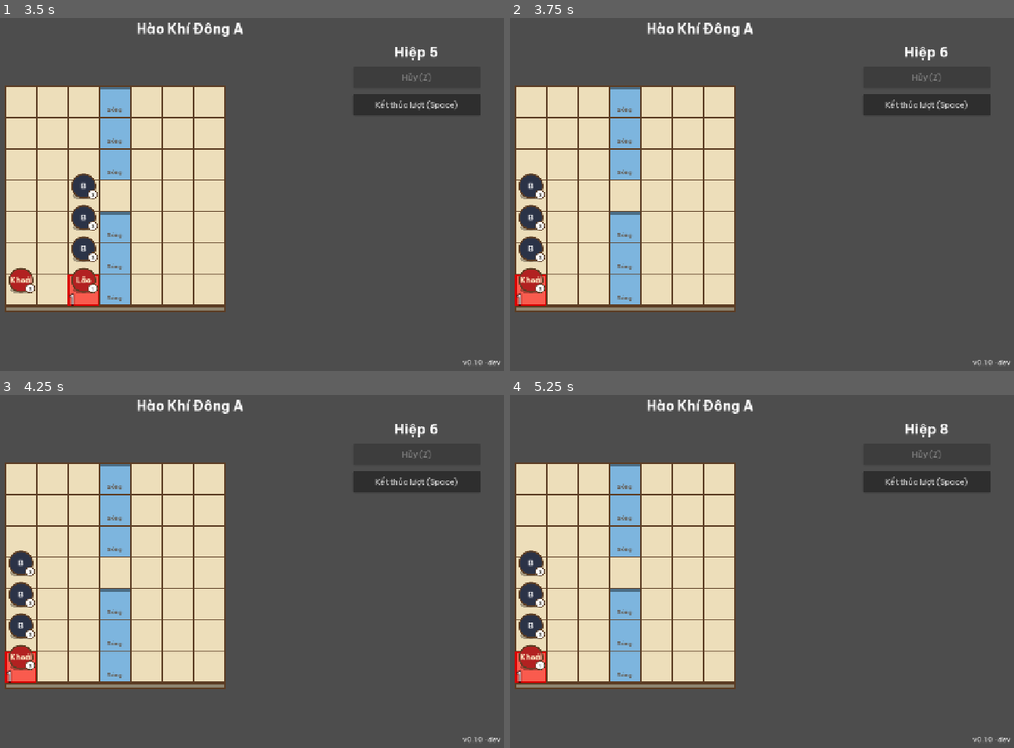
Above: before the commit, frames 1-4 (two rows, left to right).
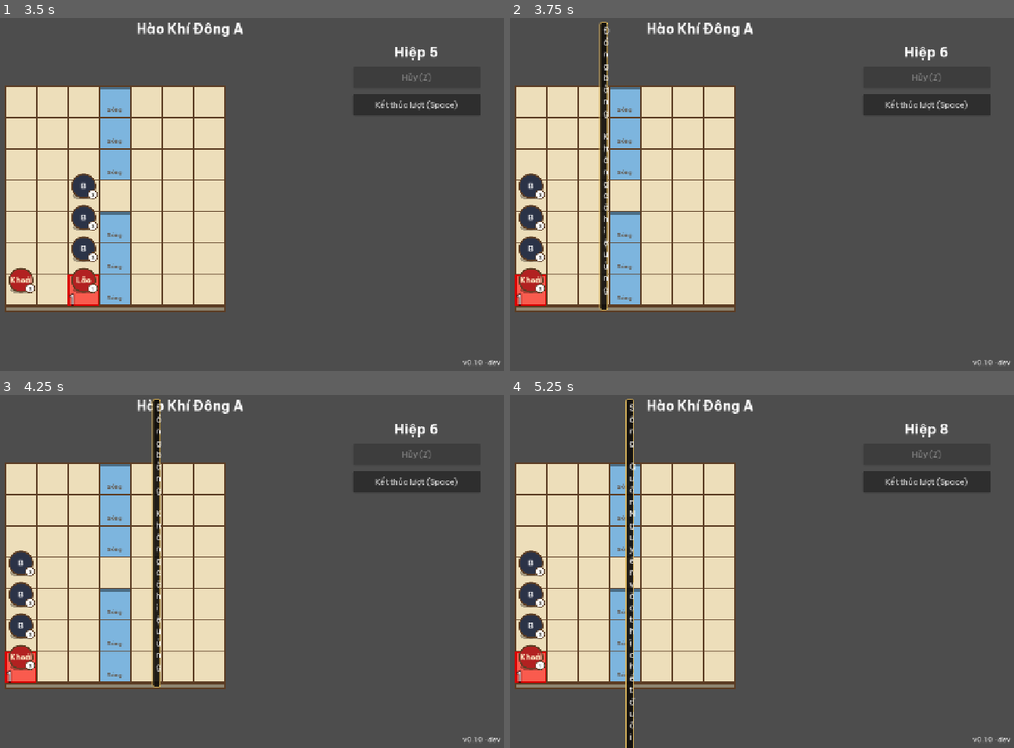
Above: after the commit, the same moments.

Repository: tuantrunglc/chong-nguyen-mong
Game: Godot game, scene res://scenes/main.tscn
Same seed, same stepped clock (60 frames per second), same inputs: the game is played once before the commit and once after it.
Inputs (mouse positions are in pixels of both pictures, inside the frame that each line leads up to):
- Up to frame 1 (3.5 s): click "Kết thúc lượt (Space)" at 0.5 s; click "Kết thúc lượt (Space)" at 1.25 s; click "Kết thúc lượt (Space)" at 2 s; tap Enter at 2.75 s; move the mouse to (327, 176) at 2.77 s; tap Space (end_turn) at 2.85 s; click (327, 176) at 2.92 s
- Up to frame 2 (3.75 s): tap Space (end_turn) at 3.5 s; drag from (575, 212) to (671, 265) at 3.52 s
- Up to frame 3 (4.25 s): no input
- Up to frame 4 (5.25 s): tap Enter at 4.25 s; move the mouse to (762, 493) at 4.27 s; tap 1 (select_general_1) at 4.35 s; click (762, 493) at 4.42 s; tap Space (end_turn) at 4.55, 5 s; drag from (671, 642) to (510, 518) at 5.02 s

Frame 1 is identical in both runs. In frame 2, 1.5% of the frame differs, in the area x 17-20%, y 1-83%; in frame 3, 1.5%; in frame 4, 1.7%, in the area x 22-26%, y 1-100%.

Commit message:
Rê chuột xem thông tin quân và ô (Story 2.10)
- Khung thông tin: tên quân, máu, đòn sắp đánh và số thứ tự; tên địa hình + hiệu ứng
- Rê lên quân Nguyên thì ô đỏ của chính nó nổi bật (viền trắng, nền sáng hơn)
- Khung không nuốt cú bấm; ẩn khi ra ngoài bàn hoặc hết trận
- 3 test giao diện qua main.tscn; test 569/569

(Story 2.10)

Diff:
--- a/game/i18n/text.csv
+++ b/game/i18n/text.csv
@@ -97,3 +97,21 @@
 dev.ai.order,đòn số %d
 dev.ai.no_attack,không báo đòn
 dev.ai.fallen,(đã gục)
+terrain.plain,Đồng bằng
+terrain.effect.plain,Không có hiệu ứng
+terrain.effect.river,Quân Nguyên vào thì chết đuối
+terrain.effect.forest,"Chắn đường, không đi vào được"
+terrain.effect.spikes,Đi qua mất máu
+terrain.effect.granary,Quân Nguyên đứng kề thì hồi máu
+terrain.effect.village,Đánh vào làng thì mất Lòng dân
+terrain.effect.pass,Quân Nguyên vào ải thì thua
+unit.full.nguyen_khoai,Nguyễn Khoái
+unit.full.pham_ngu_lao,Phạm Ngũ Lão
+unit.full.tran_khanh_du,Trần Khánh Dư
+unit.full.bo_binh,Bộ binh
+unit.full.ky_binh,Kỵ binh
+unit.full.cung_ky,Cung kỵ
+tooltip.hp,Máu %d/%d
+tooltip.attack_cell,"Đánh ô %s, đòn số %d"
+tooltip.attack_charge,"Xung phong hướng %s, đòn số %d"
+tooltip.no_attack,Không có đòn nào
--- a/game/src/app/main.gd
+++ b/game/src/app/main.gd
@@ -30,6 +30,7 @@
 var _battle_input: BattleInput
 var _battle_view: BattleView
 var _hud: Hud
+var _tooltip: Tooltip
 var _result_banner: ResultBanner
 var _version_label: Label
 
@@ -52,11 +53,13 @@
 	add_child(_battle_input)
 	_hud = Hud.new()
 	add_child(_hud)
+	_tooltip = Tooltip.new()
+	add_child(_tooltip)
 	_result_banner = ResultBanner.new()
 	_result_banner.retry_pressed.connect(_start_battle)
 	add_child(_result_banner)
 	_battle_view = BattleView.new()
-	_battle_view.setup(_board_view, _battle_input, _hud)
+	_battle_view.setup(_board_view, _battle_input, _hud, _tooltip)
 	add_child(_battle_view)
 
 	_version_label = Label.new()
--- a/game/src/battle/battle_view.gd
+++ b/game/src/battle/battle_view.gd
@@ -9,6 +9,8 @@
 var _board: BoardView = null
 var _input: BattleInput = null
 var _hud: Hud = null
+## Khung thông tin khi rê chuột (Story 2.10); null thì không hiện gì.
+var _tooltip: Tooltip = null
 var _controller: BattleController = null
 ## Id tướng đang chọn; NONE là không chọn.
 var _selected: int = NONE
@@ -20,10 +22,11 @@
 var _pending: Vector2i = BoardView.NO_CELL
 
 
-func setup(board: BoardView, input: BattleInput, hud: Hud) -> void:
+func setup(board: BoardView, input: BattleInput, hud: Hud, tooltip: Tooltip = null) -> void:
 	_board = board
 	_input = input
 	_hud = hud
+	_tooltip = tooltip
 	input.general_key_pressed.connect(_on_general_key)
 	input.cell_clicked.connect(_on_cell_clicked)
 	input.cell_hovered.connect(_on_cell_hovered)
@@ -45,6 +48,10 @@
 func stop() -> void:
 	_controller = null
 	_deselect()
+	if _tooltip != null:
+		_tooltip.hide_tooltip()
+	if _board != null:
+		_board.telegraph_view().highlight([] as Array[Vector2i])
 	_hud.visible = false
 
 
@@ -142,6 +149,7 @@
 	if Rules.is_battle_over(snapshot):
 		_deselect()
 		_update_hud()
+		_update_info(_input.hovered_cell() if _input != null else BoardView.NO_CELL)
 		return
 	if _selected != NONE:
 		var unit: Unit = snapshot.unit_by_id(_selected)
@@ -151,13 +159,70 @@
 		else:
 			_deselect()
 	_update_hud()
+	# Bàn đã đổi (đòn dịch theo, đòn bị hủy): khung thông tin và nổi bật tính lại theo ô đang trỏ.
+	_update_info(_input.hovered_cell() if _input != null else BoardView.NO_CELL)
 
 
 func _on_cell_hovered(cell: Vector2i) -> void:
+	_update_info(cell)
 	if _controller == null or _selected == NONE or not _cells.has(cell):
 		_board.show_path([])
 		return
 	_board.show_path(_controller.path_to(_selected, cell))
+
+
+## Khung thông tin và ô đỏ nổi bật theo ô đang trỏ (Story 2.10). Chỉ đọc bản chụp.
+func _update_info(cell: Vector2i) -> void:
+	if _controller == null or _board == null:
+		return
+	var state: BattleState = _controller.snapshot()
+	if state == null:
+		return
+	if not state.in_bounds(cell):
+		if _tooltip != null:
+			_tooltip.hide_tooltip()
+		_board.telegraph_view().highlight([] as Array[Vector2i])
+		return
+	var unit: Unit = state.unit_at(cell)
+	if _tooltip != null:
+		_tooltip.show_text(_unit_text(unit, state) if unit != null else _terrain_text(state.terrain_at(cell)))
+	_board.telegraph_view().highlight(_telegraph_cells_of(unit, state))
+
+
+func _unit_text(unit: Unit, state: BattleState) -> String:
+	var lines: PackedStringArray = PackedStringArray()
+	lines.append(tr(Tooltip.UNIT_NAMES[unit.type] as String))
+	lines.append(tr("tooltip.hp") % [unit.hp, state.stats.max_hp(unit.type)])
+	lines.append(_attack_text(unit, state))
+	return "\n".join(lines)
+
+
+func _attack_text(unit: Unit, state: BattleState) -> String:
+	for t: Telegraph in state.telegraphs:
+		if t.owner_id != unit.id:
+			continue
+		if t.kind == Telegraph.Kind.DIRECTION:
+			return tr("tooltip.attack_charge") % [tr(Tooltip.DIRECTION_NAMES[t.offset] as String), t.order]
+		var hit: Vector2i = TelegraphMarks.hit_cell(state, t)
+		if hit == Telegraph.NO_CELL:
+			return tr("tooltip.no_attack")
+		return tr("tooltip.attack_cell") % [BoardText.cell_text(hit), t.order]
+	return tr("tooltip.no_attack")
+
+
+func _terrain_text(terrain: int) -> String:
+	return "%s\n%s" % [tr(Tooltip.TERRAIN_NAMES[terrain] as String),
+		tr(Tooltip.TERRAIN_EFFECTS[terrain] as String)]
+
+
+func _telegraph_cells_of(unit: Unit, state: BattleState) -> Array[Vector2i]:
+	var cells: Array[Vector2i] = []
+	if unit == null:
+		return cells
+	for t: Telegraph in state.telegraphs:
+		if t.owner_id == unit.id:
+			cells.append_array(TelegraphMarks.path_cells(state, t))
+	return cells
 
 
 func _select(id: int) -> void:
--- a/game/src/battle/telegraph_view.gd
+++ b/game/src/battle/telegraph_view.gd
@@ -29,6 +29,10 @@
 const NUMBER_MARGIN: Vector2 = Vector2(3, 2)
 ## Nối các số của nhiều đòn trúng cùng một ô.
 const NUMBER_SEPARATOR: String = "·"
+## Ô đỏ nổi bật khi rê chuột lên chủ đòn (Story 2.10): sáng hơn và viền trắng, vẫn đỏ để không lẫn với ô sáng xanh.
+const HIGHLIGHT_FILL_COLOR: Color = Color(1.0, 0.45, 0.45, 0.85)
+const HIGHLIGHT_BORDER_COLOR: Color = Color(1.0, 1.0, 1.0, 1.0)
+const HIGHLIGHT_BORDER_WIDTH: float = 5.0
 
 ## Lớp số, BoardView đặt trên đồng quân.
 var numbers: Node2D
@@ -38,6 +42,8 @@
 var _cells: Dictionary = {}
 ## Ô đầu đường xung phong -> các hướng (Array[Vector2i]) của những Kỵ binh bắt đầu từ ô đó.
 var _arrows: Dictionary = {}
+## Ô đỏ của chủ đòn đang được trỏ chuột (Story 2.10), rỗng là không nổi bật ô nào.
+var _highlight: Array[Vector2i] = []
 
 
 func _init() -> void:
@@ -85,6 +91,20 @@
 	return _arrows
 
 
+## Làm nổi bật ô đỏ của một chủ đòn (Story 2.10); mảng rỗng là bỏ nổi bật.
+func highlight(cells: Array[Vector2i]) -> void:
+	if cells == _highlight:
+		return
+	_highlight = cells.duplicate()
+	queue_redraw()
+	numbers.queue_redraw()
+
+
+## Ô đang nổi bật (để test).
+func highlighted() -> Array[Vector2i]:
+	return _highlight
+
+
 ## Ô -> nhãn số thứ tự đang hiện (để test).
 func number_labels() -> Dictionary:
 	var out: Dictionary = {}
@@ -159,6 +179,11 @@
 
 func _draw_red(canvas: CanvasItem, cell: Vector2i) -> void:
 	var face: Rect2 = top_rect(cell)
+	if _highlight.has(cell):
+		canvas.draw_rect(face, HIGHLIGHT_FILL_COLOR)
+		canvas.draw_rect(face.grow(-HIGHLIGHT_BORDER_WIDTH / 2.0), HIGHLIGHT_BORDER_COLOR, false,
+			HIGHLIGHT_BORDER_WIDTH)
+		return
 	canvas.draw_rect(face, FILL_COLOR)
 	canvas.draw_rect(face.grow(-BORDER_WIDTH / 2.0), BORDER_COLOR, false, BORDER_WIDTH)
 
--- /dev/null
+++ b/game/src/ui/tooltip.gd
@@ -0,0 +1,103 @@
+class_name Tooltip
+extends PanelContainer
+## Khung thông tin khi rê chuột (Story 2.10, FR40): tên quân, máu, đòn sắp đánh và số thứ tự; hoặc tên địa hình
+## và hiệu ứng. Chỉ hiển thị: không nhận chuột (bấm xuyên qua), không đọc trạng thái sống, không biết luật.
+## Dựng bằng code, không cần mở editor.
+
+## Tên đầy đủ của từng loại quân (token chỉ có chữ cái tắt).
+const UNIT_NAMES: Dictionary = {
+	UnitType.NGUYEN_KHOAI: "unit.full.nguyen_khoai",
+	UnitType.PHAM_NGU_LAO: "unit.full.pham_ngu_lao",
+	UnitType.TRAN_KHANH_DU: "unit.full.tran_khanh_du",
+	UnitType.BO_BINH: "unit.full.bo_binh",
+	UnitType.KY_BINH: "unit.full.ky_binh",
+	UnitType.CUNG_KY: "unit.full.cung_ky",
+}
+const TERRAIN_NAMES: Dictionary = {
+	Terrain.PLAIN: "terrain.plain",
+	Terrain.RIVER: "terrain.river",
+	Terrain.FOREST: "terrain.forest",
+	Terrain.SPIKES: "terrain.spikes",
+	Terrain.GRANARY: "terrain.granary",
+	Terrain.VILLAGE: "terrain.village",
+	Terrain.PASS: "terrain.pass",
+}
+const TERRAIN_EFFECTS: Dictionary = {
+	Terrain.PLAIN: "terrain.effect.plain",
+	Terrain.RIVER: "terrain.effect.river",
+	Terrain.FOREST: "terrain.effect.forest",
+	Terrain.SPIKES: "terrain.effect.spikes",
+	Terrain.GRANARY: "terrain.effect.granary",
+	Terrain.VILLAGE: "terrain.effect.village",
+	Terrain.PASS: "terrain.effect.pass",
+}
+## Hướng xung phong -> tên hướng; dùng chung chữ với công cụ duyệt kịch bản.
+const DIRECTION_NAMES: Dictionary = {
+	Vector2i(0, -1): "scenario.viewer.direction_B",
+	Vector2i(1, 0): "scenario.viewer.direction_D",
+	Vector2i(0, 1): "scenario.viewer.direction_N",
+	Vector2i(-1, 0): "scenario.viewer.direction_T",
+}
+
+## Cách con trỏ một khoảng để không che ô đang trỏ.
+const CURSOR_OFFSET: Vector2 = Vector2(18, 14)
+## Chừa mép màn hình.
+const SCREEN_MARGIN: float = 8.0
+const MAX_WIDTH: float = 340.0
+
+var _label: Label
+
+
+func _init() -> void:
+	mouse_filter = Control.MOUSE_FILTER_IGNORE
+	visible = false
+	var style: StyleBoxFlat = StyleBoxFlat.new()
+	style.bg_color = Color(0.06, 0.05, 0.04, 0.92)
+	style.border_color = Color(0.85, 0.70, 0.35, 1.0)
+	style.set_border_width_all(2)
+	style.set_corner_radius_all(4)
+	style.set_content_margin_all(8)
+	add_theme_stylebox_override("panel", style)
+	_label = Label.new()
+	_label.mouse_filter = Control.MOUSE_FILTER_IGNORE
+	_label.autowrap_mode = TextServer.AUTOWRAP_WORD_SMART
+	add_child(_label)
+
+
+## Hiện khung với nội dung mới; khung tự đo lại kích thước và bám con trỏ.
+func show_text(text: String) -> void:
+	if text.is_empty():
+		hide_tooltip()
+		return
+	_label.text = text
+	visible = true
+	reset_size()
+	place_at(get_viewport().get_mouse_position())
+
+
+func hide_tooltip() -> void:
+	visible = false
+	_label.text = ""
+
+
+## Đặt khung cạnh điểm neo, lật sang trái/trên khi sát mép màn hình.
+func place_at(anchor: Vector2) -> void:
+	var screen: Vector2 = get_viewport_rect().size
+	var pos: Vector2 = anchor + CURSOR_OFFSET
+	if pos.x + size.x > screen.x - SCREEN_MARGIN:
+		pos.x = anchor.x - size.x - CURSOR_OFFSET.x
+	if pos.y + size.y > screen.y - SCREEN_MARGIN:
+		pos.y = anchor.y - size.y - CURSOR_OFFSET.y
+	pos.x = clampf(pos.x, SCREEN_MARGIN, maxf(SCREEN_MARGIN, screen.x - size.x - SCREEN_MARGIN))
+	pos.y = clampf(pos.y, SCREEN_MARGIN, maxf(SCREEN_MARGIN, screen.y - size.y - SCREEN_MARGIN))
+	position = pos
+
+
+## Nội dung đang hiện (để test).
+func text() -> String:
+	return _label.text if _label != null else ""
+
+
+## Đang hiện và có chữ (để test).
+func visible_now() -> bool:
+	return visible and not text().is_empty()
--- a/game/tests/test_battle_view.gd
+++ b/game/tests/test_battle_view.gd
@@ -85,6 +85,13 @@
 	return main._battle_view as BattleView
 
 
+func _tooltip(main: Node2D) -> Tooltip:
+	for child: Node in main.get_children():
+		if child is Tooltip:
+			return child as Tooltip
+	return null
+
+
 func _board(main: Node2D) -> BoardView:
 	return main._board_view as BoardView
 
@@ -612,6 +619,55 @@
 	assert_null(_unit_at(main, Vector2i(2, 2)), "Bộ binh chết đuối")
 	assert_true(view.red_cells().is_empty(), "đòn bị hủy thì không còn ô đỏ")
 	assert_true(view.number_labels().is_empty(), "không còn số thứ tự của đòn bị hủy")
+
+
+## Khung thông tin khi rê chuột (Story 2.10): quân, địa hình, và ẩn khi ra ngoài bàn.
+func test_tooltip_shows_unit_and_terrain() -> void:
+	var main: Node2D = _make_level_main(HUY_DIR, HUY_LEVEL, {
+		"phien_ban_dinh_dang": 1,
+		"ten": "Thử thông tin",
+		"kieu": "tieu_diet",
+		"dia_hinh": [". . . . . . .", ". . . . . . .", ". . . . . . .", ". . ~ . . . .",
+			". . . . . . .", ". . . . . . .", ". . . . . . ."],
+		"quan": [". . . . . . .", ". . 1 . . . .", ". . B . . . .", ". . . . . . .",
+			". . . . . . .", ". . . . . . .", ". . . . . . ."],
+		"thu_tu_dich": ["2,2"],
+		"tiep_vien": [],
+		"muu_ke_mo": [],
+	})
+	_hover_by_mouse(main, Vector2i(2, 1))
+	assert_true(_tooltip(main).text().contains("Nguyễn Khoái"), "rê tướng: hiện tên đầy đủ")
+	assert_true(_tooltip(main).text().contains("Máu 3/3"), "rê tướng: hiện máu")
+	_hover_by_mouse(main, Vector2i(2, 2))
+	assert_true(_tooltip(main).text().contains("Bộ binh"), "rê quân Nguyên: hiện tên loại")
+	assert_true(_tooltip(main).text().contains("Đánh ô 2,1, đòn số 1"), "thực tế: [%s]" % _tooltip(main).text().replace("\n", " | "))
+	_hover_by_mouse(main, Vector2i(2, 3))
+	assert_true(_tooltip(main).text().contains("Sông"), "rê ô: hiện tên địa hình")
+	assert_true(_tooltip(main).text().contains("chết đuối"), "rê ô: hiện hiệu ứng")
+	_hover_by_mouse(main, Vector2i(-1, -1))
+	assert_false(_tooltip(main).visible_now(), "ra ngoài bàn thì khung ẩn")
+
+
+## Rê lên quân Nguyên thì chỉ ô đỏ của chính nó nổi bật (Story 2.10, AC 2).
+func test_hover_enemy_highlights_only_its_own_red_cells() -> void:
+	var main: Node2D = _make_attack_main()
+	var view: TelegraphView = _board(main).telegraph_view()
+	_hover_by_mouse(main, Vector2i(3, 3))
+	assert_eq(view.highlighted(), [Vector2i(3, 4)] as Array[Vector2i], "chỉ ô đỏ của Bộ binh 3,3")
+	_hover_by_mouse(main, Vector2i(5, 5))
+	assert_eq(view.highlighted(), [Vector2i(5, 6)] as Array[Vector2i], "đổi sang quân khác thì đổi ô nổi bật")
+	_hover_by_mouse(main, Vector2i(3, 4))
+	assert_eq(view.highlighted(), [] as Array[Vector2i], "rê tướng chưa báo đòn: bỏ nổi bật")
+
+
+## Khung thông tin không nuốt cú bấm: bấm vẫn ra lệnh đánh (Story 2.10, AC 5).
+func test_tooltip_does_not_block_click() -> void:
+	var main: Node2D = _make_attack_main()
+	_hover_by_mouse(main, Vector2i(3, 3))
+	assert_true(_tooltip(main).visible_now(), "điều kiện trước: khung đang hiện")
+	_press_physical(main, KEY_1)
+	_click_by_mouse(main, Vector2i(3, 3))
+	assert_eq(_unit_at(main, Vector2i(3, 2)).hp, 1, "cú bấm vẫn tới quân (bị đẩy lên 3,2), không bị khung nuốt")
 
 
 ## Ô đỏ vẽ lại đúng sau Hủy nước đi, Chơi lại trận và F5 (Story 2.7, AC 10).
Binary file changed: game/i18n/text.vi.translation
Not shown, added: game/src/ui/tooltip.gd.uid
Not shown, changed: _bmad-output/implementation-artifacts/2-10-re-chuot-xem-thong-tin.md
Not shown, changed: _bmad-output/implementation-artifacts/sprint-status.yaml
